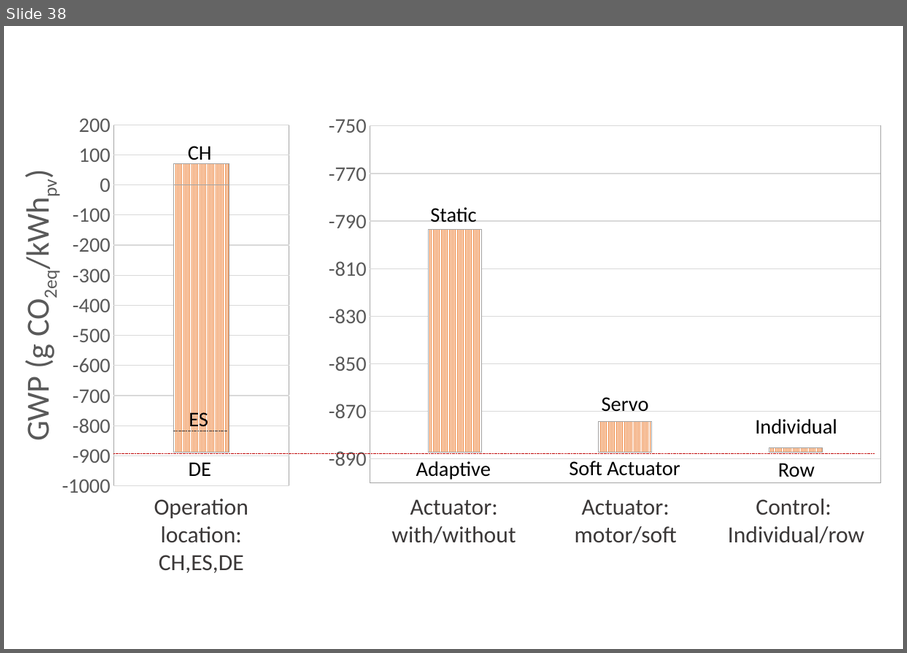
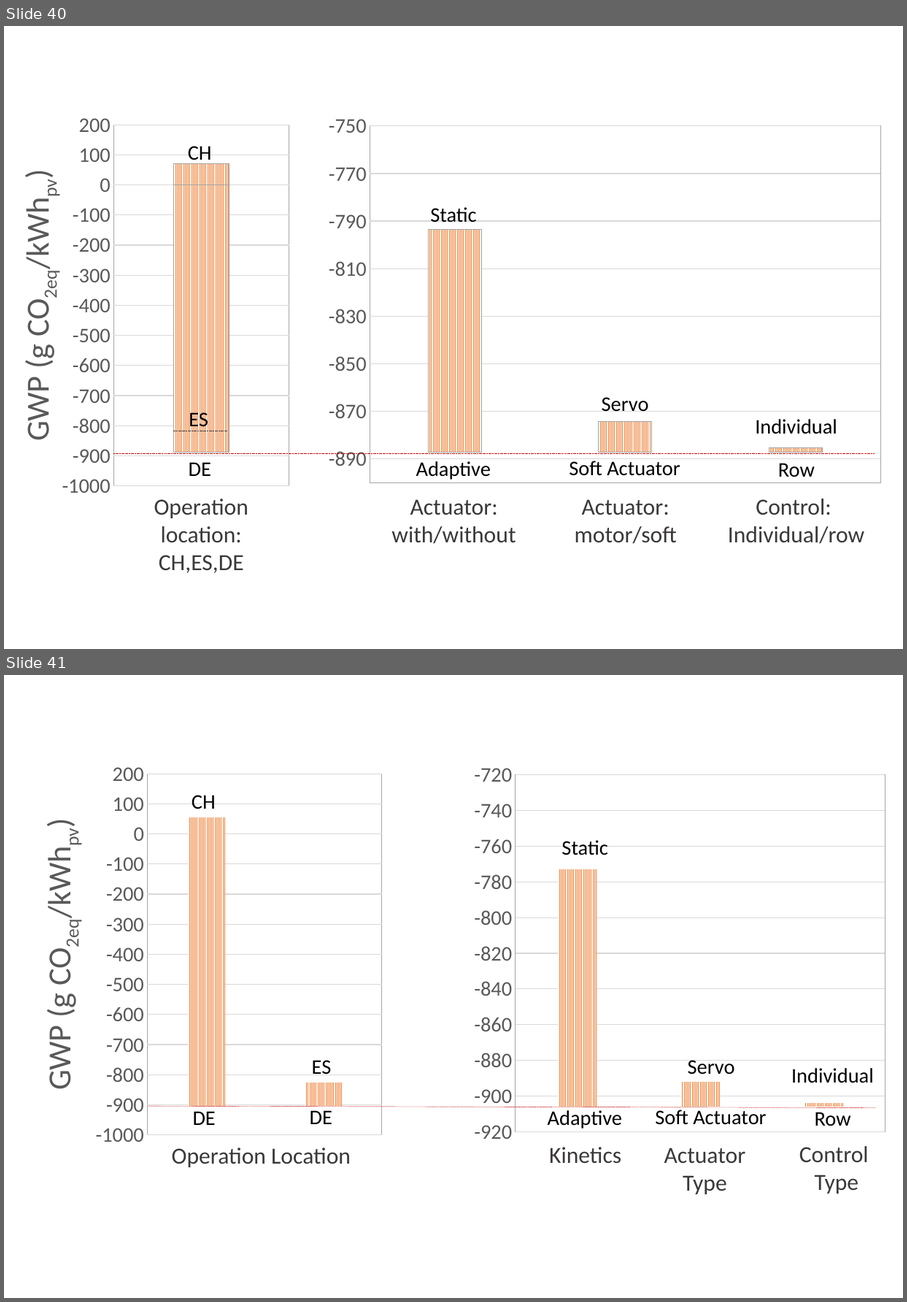
Before and after one commit to architecture-building-systems/LCA_Paper, a slide deck: elsarticle/Images/Thesis charts.pptx. Shown one above the other, each under a label of ours: slide 38 before the commit, slides 40 and 41 after it. The pictures are 907x653 and 907x1302 pixels, drawn with LibreOffice and Linux fonts; fonts in the diff are those of the drawing. Boxes give left, top, right and bottom in pixels: in the first picture for what was removed or moved away, otherwise in the second. Text is boxed around its words. In the diff, an @@ line names an element or a change of style, - is before the commit and + after.

```diff
--- a/elsarticle/Images/Thesis charts.pptx
+++ b/elsarticle/Images/Thesis charts.pptx
@@ slide 41 added at (4, 675, 903, 1298), background #FFFFFF @@
@@ column stacked chart added at (15, 757, 408, 1149) @@
+categories: 1, 2
+Series 1: -900, -820
+Series 2: 50, -80
@@ column stacked chart added at (465, 759, 898, 1151) @@
+categories: 1, 2, 3
+Series 1: -773, -892, -904
+Series 2: -133, -14, -2
@@ text added at (192, 795, 216, 809), 18 pt, text #000000 @@
+CH
@@ text added at (562, 840, 608, 855), 18 pt, text #000000 @@
+Static
@@ text added at (312, 1060, 332, 1074), 18 pt, text #000000 @@
+ES
@@ text added at (688, 1060, 735, 1074), 18 pt, text #000000 @@
+Servo
@@ text added at (792, 1068, 874, 1083), 18 pt, text #000000 @@
+Individual
@@ line added from (149, 1106) to (876, 1108), #C00000 0.25 pt dashed @@
@@ text added at (193, 1111, 216, 1125), 18 pt, text #000000 @@
+DE
@@ text added at (310, 1110, 332, 1124), 18 pt, text #000000 @@
+DE
@@ text added at (548, 1110, 622, 1128), 18 pt, text #000000 @@
+Adaptive
@@ text added at (655, 1107, 766, 1125), 18 pt, text #000000 @@
+Soft Actuator
@@ text added at (815, 1112, 852, 1126), 18 pt, text #000000 @@
+Row
@@ text added at (172, 1147, 351, 1167), 20 pt, text #3B3838 @@
+Operation Location
@@ text added at (549, 1147, 622, 1163), 20 pt, text #3B3838 @@
+Kinetics
@@ text added at (665, 1147, 746, 1194), 20 pt, text #3B3838 @@
+Actuator
+Type
@@ text added at (800, 1146, 869, 1193), 20 pt, text #3B3838 @@
+Control
+Type
@@ what was slide 38 is now slide 40 @@
```
Also in this commit, not shown: 5 slides changed, 2 other slides added, 20 other files.
